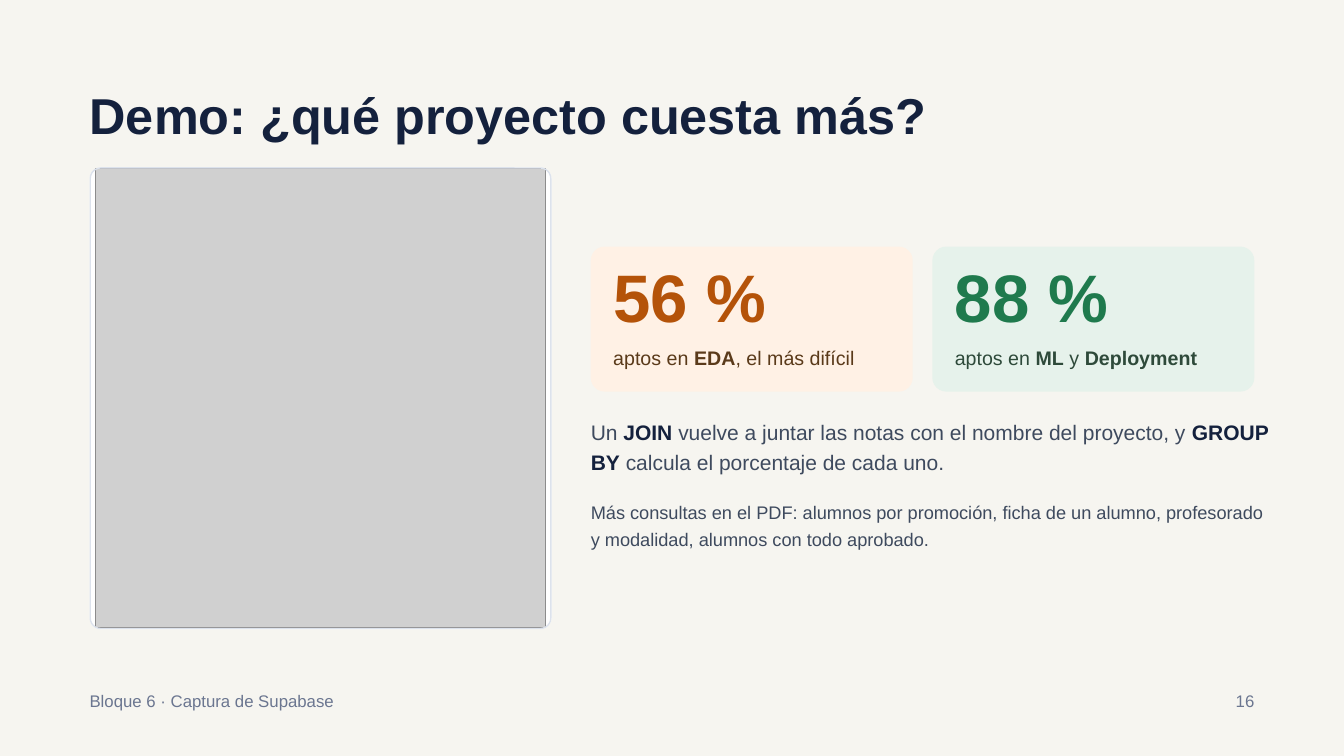
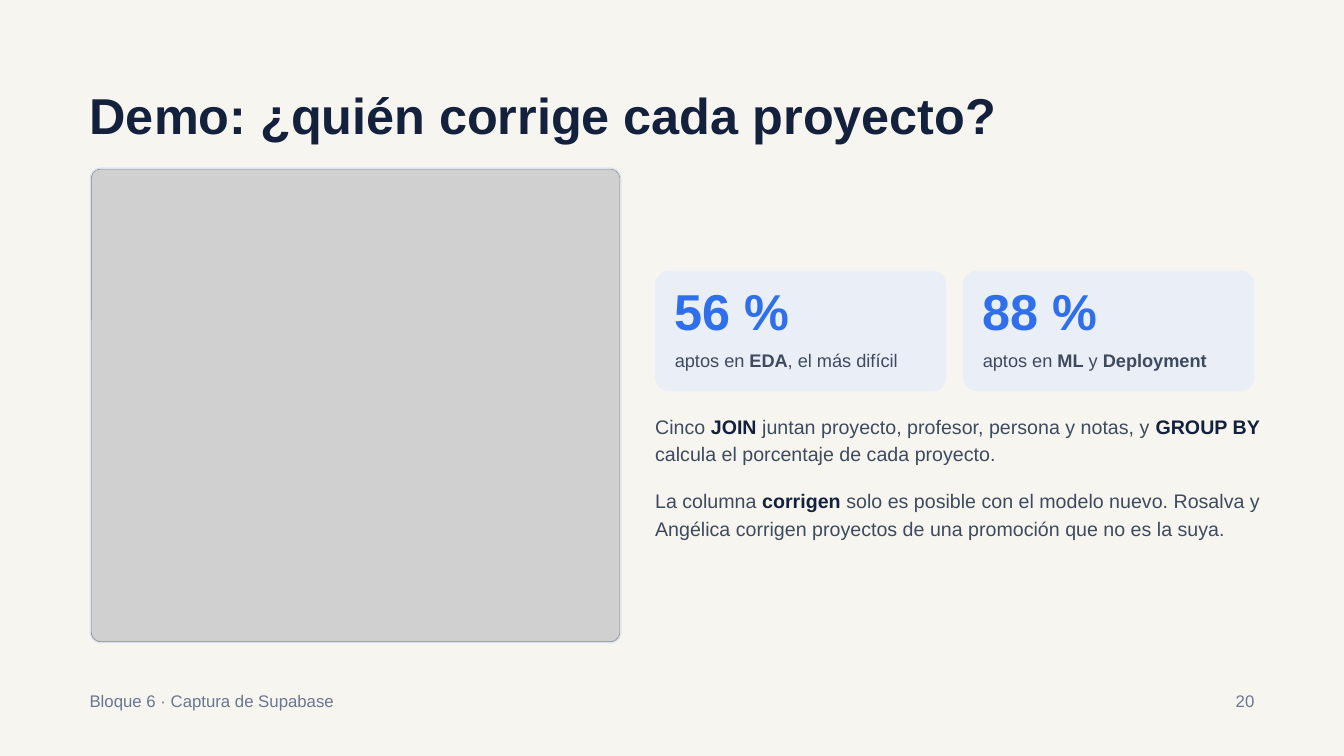
Before and after one commit to palejandra1111-dotcom/ProyectoGrupal-BBDD, a slide deck: slide 20 of docs/Presentacion.pptx. Drawn at 1344x756 pixels with LibreOffice and Linux fonts; fonts in the diff are those of the drawing; grey boxes stand for pictures. Boxes give left, top, right and bottom in pixels: in the first picture for what was removed or moved away, otherwise in the second. Text is boxed around its words. In the diff, an @@ line names an element or a change of style, - is before the commit and + after.

```diff
--- a/docs/Presentacion.pptx
+++ b/docs/Presentacion.pptx
@@ title at <box>90,97,996,144</box>: text changed @@
-Demo: ¿qué proyecto cuesta más?
+Demo: ¿quién corrige cada proyecto?
@@ rounded rectangle: place and size @@
-rounded rectangle at <box>90,167,552,629</box>
+rounded rectangle at <box>90,167,622,643</box>
@@ picture: place and size @@
-picture at <box>96,168,545,628</box>
+picture at <box>91,168,620,641</box>
@@ rounded rectangle: place and size @@
-rounded rectangle at <box>91,168,552,629</box>
+rounded rectangle at <box>91,168,621,643</box>
@@ rounded rectangle at <box>91,168,621,643</box>: proportions changed @@
@@ rounded rectangle: place and size @@
-rounded rectangle at <box>591,247,912,392</box>
+rounded rectangle at <box>655,270,947,391</box>
@@ rounded rectangle at <box>655,270,947,391</box>: fill #FFF1E5 to #EAEEF6; proportions changed @@
@@ text "56 %": place and size @@
-text "56 %" at <box>613,275,688,323</box>
+text "56 %" at <box>675,295,731,331</box>
@@ text "56 %" at <box>675,295,731,331</box>: size 48 to 36 pt, text colour #B45309 to #2F6FEB; line spacing 48pt to 36pt @@
@@ rounded rectangle: place and size @@
-rounded rectangle at <box>933,247,1254,392</box>
+rounded rectangle at <box>964,270,1255,391</box>
@@ rounded rectangle at <box>964,270,1255,391</box>: fill #E6F2EB to #EAEEF6; proportions changed @@
@@ text "88 %": place and size @@
-text "88 %" at <box>955,275,1030,323</box>
+text "88 %" at <box>983,295,1039,331</box>
@@ text "88 %" at <box>983,295,1039,331</box>: size 48 to 36 pt, text colour #1F7A4D to #2F6FEB; line spacing 48pt to 36pt @@
@@ text "aptos en EDA, el más ...": place and size @@
-text "aptos en EDA, el más ..." at <box>613,350,855,369</box>
+text "aptos en EDA, el más ..." at <box>675,354,897,371</box>
@@ text "aptos en EDA, el más ..." at <box>675,354,897,371</box>: size 14 to 13 pt, text colour #5A3A1A to #3E4A5E; line spacing 19.6pt to 18.2pt @@
@@ text "aptos en ML y Deployment": place and size @@
-text "aptos en ML y Deployment" at <box>955,350,1197,369</box>
+text "aptos en ML y Deployment" at <box>983,354,1207,371</box>
@@ text "aptos en ML y Deployment" at <box>983,354,1207,371</box>: size 14 to 13 pt, text colour #2E4A3A to #3E4A5E; line spacing 19.6pt to 18.2pt @@
@@ text at <box>655,419,1260,465</box>: text changed; size 15 to 14 pt @@
-Un JOIN vuelve a juntar las notas con el nombre del proyecto, y GROUP BY calcula el porcentaje de cada uno.
+Cinco JOIN juntan proyecto, profesor, persona y notas, y GROUP BY calcula el porcentaje de cada proyecto.
@@ text removed at <box>591,506,1263,550</box> @@
-Más consultas en el PDF: alumnos por promoción, ficha de un alumno, profesorado y modalidad, alumnos con todo aprobado.
@@ text added at <box>655,493,1260,540</box>, 14 pt, text #3E4A5E @@
+La columna corrigen solo es posible con el modelo nuevo. Rosalva y Angélica corrigen proyectos de una promoción que no es la suya.
@@ text at <box>1236,695,1255,707</box>: text changed @@
-16
+20
```
Also in this commit, not shown: 12 other slides changed, 1 slide added, 1 slide removed, 27 other files.
